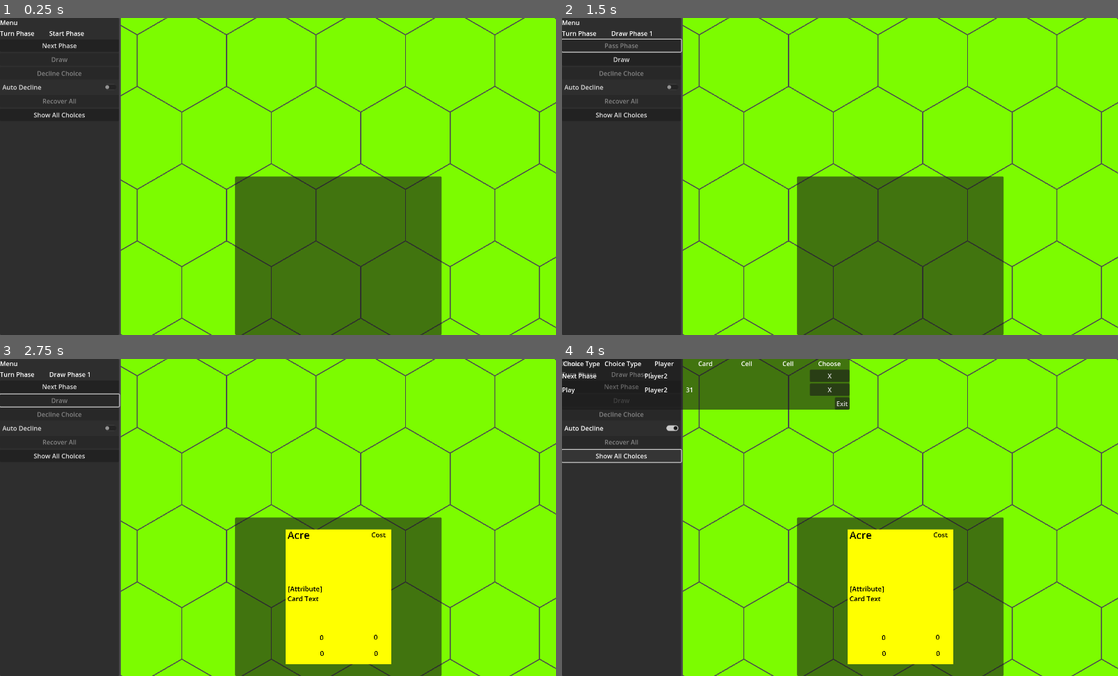
Above: before the commit, frames 1-4 (two rows, left to right).
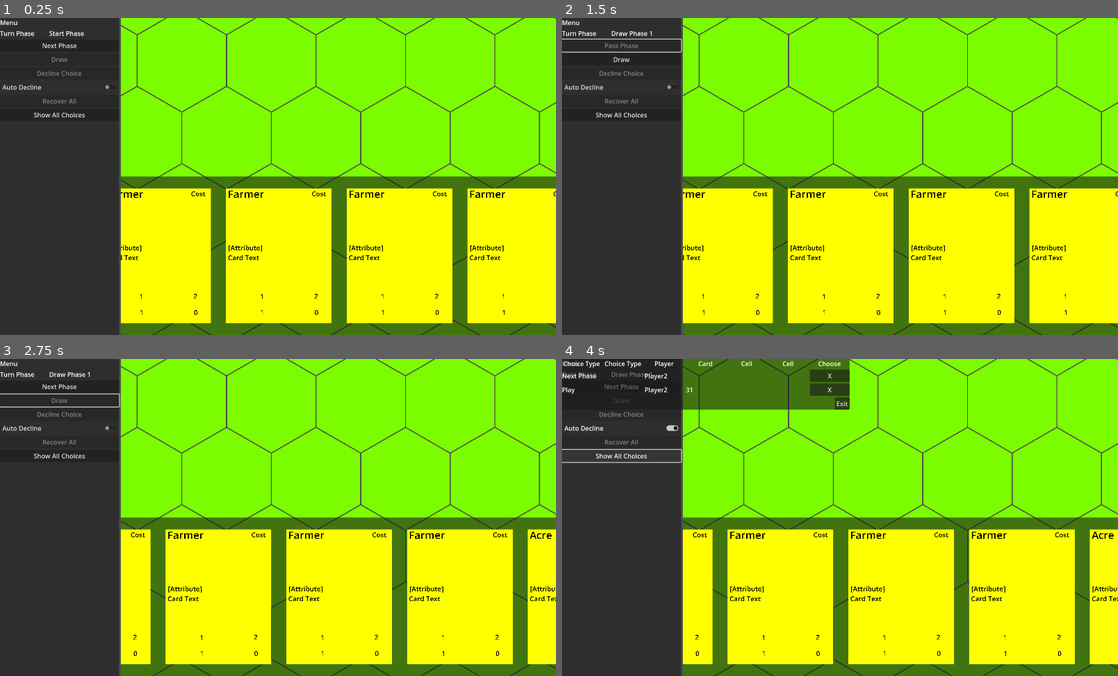
Above: after the commit, the same moments.

Repository: nckjchm/gd_cardgame
Game: Godot game, scene res://game.tscn
Two runs of this game, one before a commit and one after it. Both use one fixed random seed, a clock stepped at 60 frames per second and the inputs below.
Inputs:
- Up to frame 1 (0.25 s): no input
- Up to frame 2 (1.5 s): click "Next Phase" at 0.5 s; click "Next Phase" at 1.25 s
- Up to frame 3 (2.75 s): click "Draw" at 2 s
- Up to frame 4 (4 s): click "Auto Decline" at 2.75 s; click "Show All Choices" at 3.5 s

The runs differ from the first frame. In frame 1, 35% of the frame differs, in the area x 21-100%, y 49-100%; in frame 2, 35%; in frame 3, 26%; in frame 4, 26%.

Commit message:
creature calling
small change but this enables me to call the first creature to the field succesfully. Next to implement are movement and attack logic

Diff:
--- a/GameManager.gd
+++ b/GameManager.gd
@@ -218,7 +218,7 @@
 		attack_choice.on_click = func() : register_choice(attack_choice)
 		options.attack = attack_choice
 	if card.check_movement_viability(self):
-		var move_choice = { label = "Move", card = card, player = card.controller}
+		var move_choice = { label = "Move", card = card, player = card.controller, action = Action.Move.new(card.controller, card)}
 		move_choice.on_click = func() : register_choice(move_choice)
 		options.move = move_choice
 	if card.check_play_viability(self):
--- a/HandDisplay.gd
+++ b/HandDisplay.gd
@@ -4,12 +4,18 @@
 
 func empty():
 	for child in hand_hbox.get_children():
+		for grandchild in child.get_children():
+			child.remove_child(grandchild)
 		hand_hbox.remove_child(child)
 
 func refresh_cards(cards : Array[Card]):
 	empty()
+	var cardwidth := 300
 	for card in cards:
-		hand_hbox.add_child(card)
+		var card_container := MarginContainer.new()
+		card_container.custom_minimum_size = Vector2(cardwidth, 0)
+		card_container.add_child(card)
+		hand_hbox.add_child(card_container)
 		card.position = Vector2(0,0)
 
 # Called when the node enters the scene tree for the first time.
--- a/game.gd
+++ b/game.gd
@@ -51,6 +51,9 @@
 	return card
 
 func start():
+	for player in players:
+		for i in range(5):
+			draw(player, player.maindeck_cell)
 	new_turn()
 	game_state = GameState.Cold
 
@@ -74,6 +77,12 @@
 		if card.needs_recovery:
 			targets_available = true
 	current_turn.recovery_done = not targets_available
+
+func draw(player : Player, stack : Cell):
+	var card : Card = stack.cards[-1]
+	stack.remove_card(card)
+	card.card_owner.hand.add_card(card)
+	card.card_position = Card.CardPosition.Hand
 
 func check_recovery_finished():
 	for card in current_turn.turn_player.cards:
